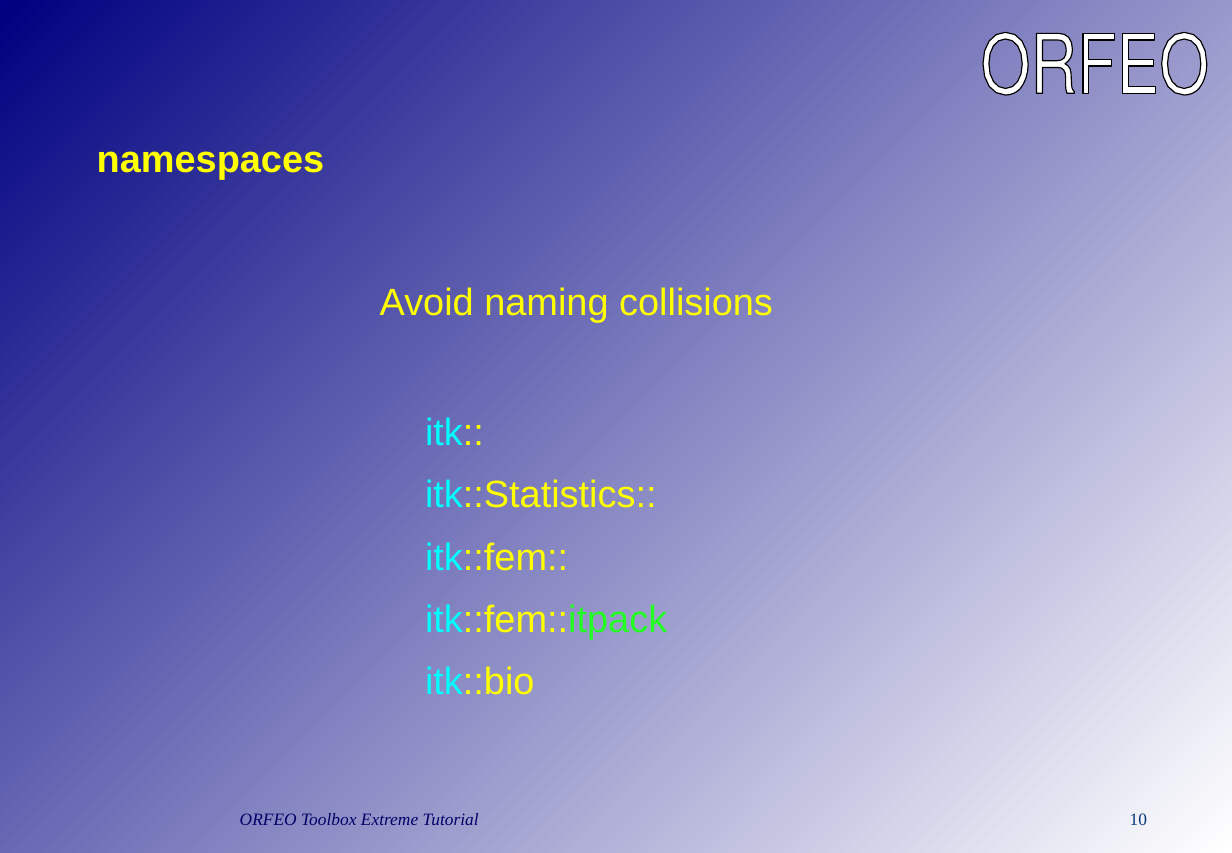
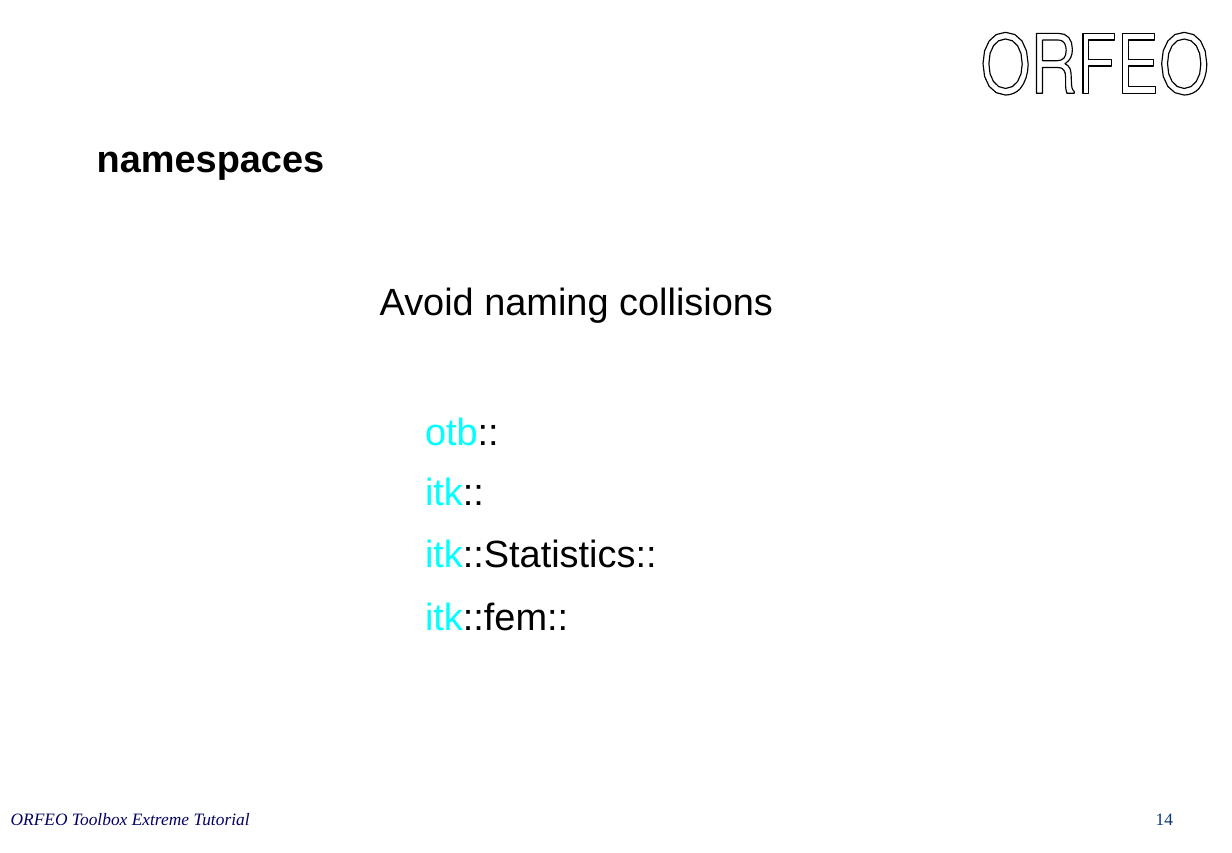
Before and after one commit to orfeotoolbox/OTB-Documents, a slide deck: slide 14 of CourseWare/OTBIn90Minutes.ppt (slide 10 before the commit). Drawn at 1232x853 pixels with LibreOffice and Linux fonts; fonts in the diff are those of the drawing. Boxes give left, top, right and bottom in pixels: in the first picture for what was removed or moved away, otherwise in the second. Text is boxed around its words. In the diff, an @@ line names an element or a change of style, - is before the commit and + after.

```diff
--- a/CourseWare/OTBIn90Minutes.ppt
+++ b/CourseWare/OTBIn90Minutes.ppt
@@ background gradient #000080 to #FFFFFF to #FFFFFF @@
@@ title "namespaces" at (97, 151, 324, 179): text colour #FFFF00 to #000000 @@
@@ text "Avoid naming collisions" at (380, 287, 773, 323): text colour #FFFF00 to #000000 @@
@@ text at (425, 417, 499, 446): paragraph added @@
+otb::
@@ text at (425, 477, 657, 631): text colour #FFFF00 to #000000 in "itk::", "itk::Statistics::", "itk::fem::" @@
@@ text at (425, 604, 667, 695): paragraphs removed @@
-itk::fem::itpack
-itk::bio
@@ text "ORFEO Toolbox Extreme Tutorial": place and size @@
-text "ORFEO Toolbox Extreme Tutorial" at (240, 813, 479, 825)
+text "ORFEO Toolbox Extreme Tutorial" at (11, 813, 250, 825)
@@ page number removed at (1130, 813, 1147, 825) @@
-10
@@ page number added at (1156, 813, 1173, 825), 11 pt, text #09367A @@
+14
```
Also in this commit, not shown: 23 other slides changed, 8 slides added, 3 slides removed.
